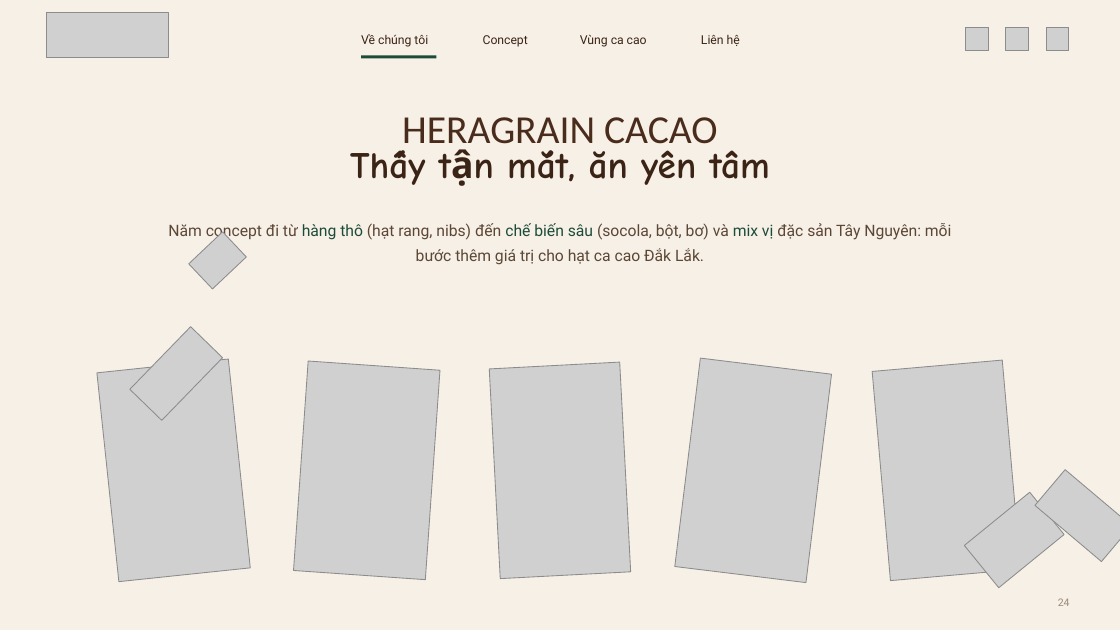
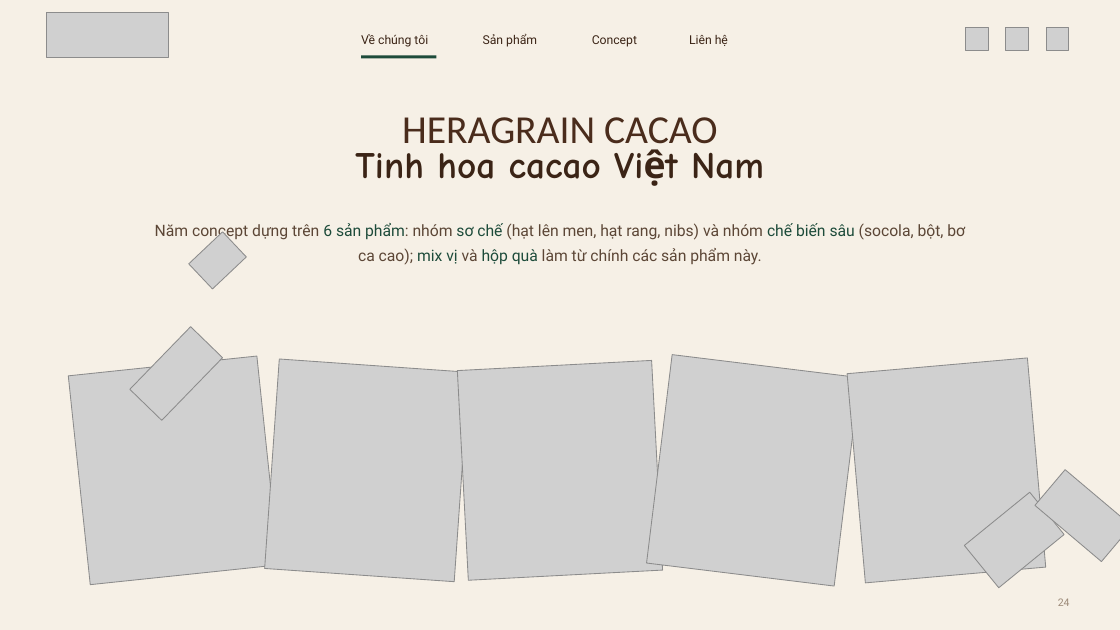
Before and after one commit to dakojsc-maker/ATL--DAKO, a slide deck: slide 24 of heragrain-cacao/1-concept-san-pham/Heragrain-Cacao_5-concept-san-pham.pptx. Drawn at 1120x630 pixels with LibreOffice and Linux fonts; fonts in the diff are those of the drawing; grey boxes stand for pictures; background and template pictures are left out. Boxes give left, top, right and bottom in pixels: in the first picture for what was removed or moved away, otherwise in the second. Text is boxed around its words. In the diff, an @@ line names an element or a change of style, - is before the commit and + after.

```diff
--- a/heragrain-cacao/1-concept-san-pham/Heragrain-Cacao_5-concept-san-pham.pptx
+++ b/heragrain-cacao/1-concept-san-pham/Heragrain-Cacao_5-concept-san-pham.pptx
@@ text "Concept": place and size @@
-text "Concept" at [483, 35, 528, 47]
+text "Concept" at [592, 35, 637, 47]
@@ text "Liên hệ": place and size @@
-text "Liên hệ" at [701, 35, 740, 46]
+text "Liên hệ" at [689, 35, 728, 46]
@@ text added at [483, 34, 537, 47], 10.5 pt, text #3B2416 @@
+Sản phẩm
@@ text removed at [580, 35, 647, 47] @@
-Vùng ca cao
@@ text at [355, 153, 764, 179]: text changed @@
-Thấy tận mắt, ăn yên tâm
+Tinh hoa cacao Việt Nam
@@ text at [155, 223, 965, 265]: text changed @@
-Năm concept đi từ hàng thô (hạt rang, nibs) đến chế biến sâu (socola, bột, bơ) và mix vị đặc sản Tây Nguyên: mỗi bước thêm giá trị cho hạt ca cao Đắk Lắk.
+Năm concept dựng trên 6 sản phẩm: nhóm sơ chế (hạt lên men, hạt rang, nibs) và nhóm chế biến sâu (socola, bột, bơ ca cao); mix vị và hộp quà làm từ chính các sản phẩm này.
@@ picture: place and size @@
-picture at [97, 359, 250, 582]
+picture at [69, 356, 279, 585]
@@ picture: place and size @@
-picture at [294, 361, 440, 580]
+picture at [265, 359, 469, 582]
@@ picture: place and size @@
-picture at [675, 358, 832, 583]
+picture at [647, 355, 860, 586]
@@ picture: place and size @@
-picture at [872, 360, 1021, 581]
+picture at [847, 358, 1046, 583]
@@ picture: place and size @@
-picture at [489, 362, 631, 579]
+picture at [458, 361, 663, 581]
```
Also in this commit, not shown: 22 other slides changed, 3 slides added, 3 slides removed, 16 other files.
